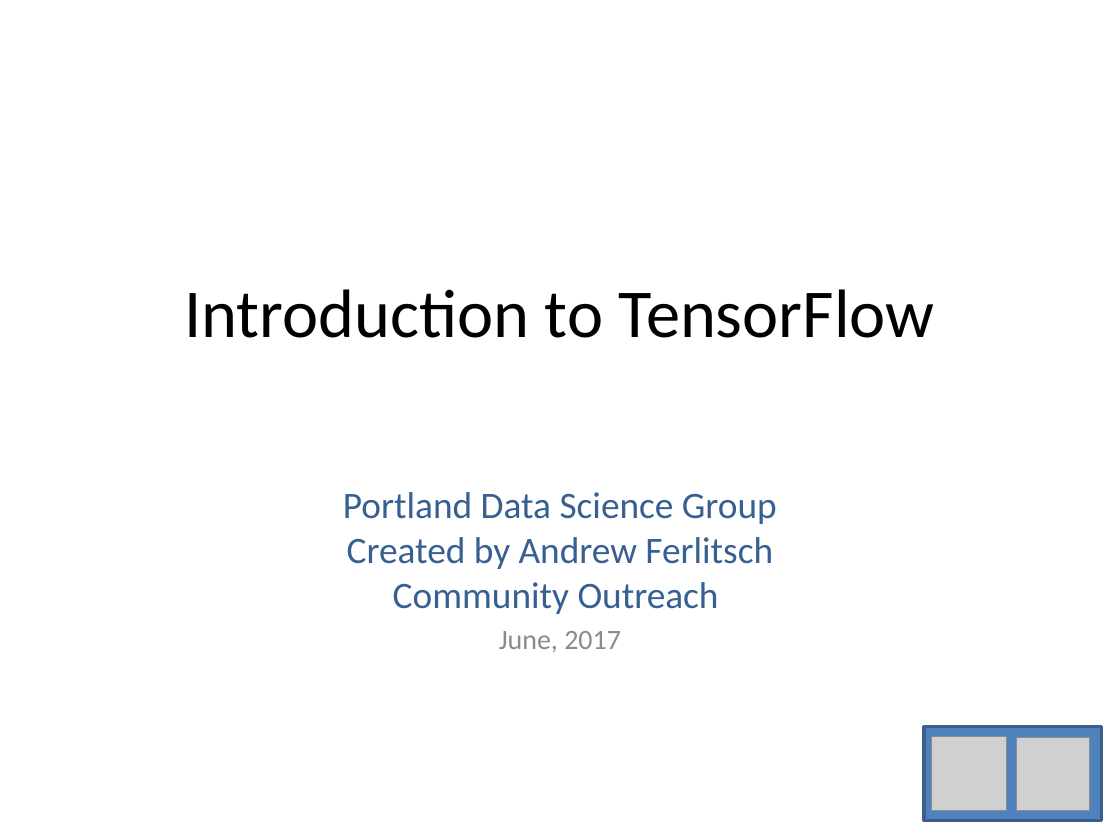
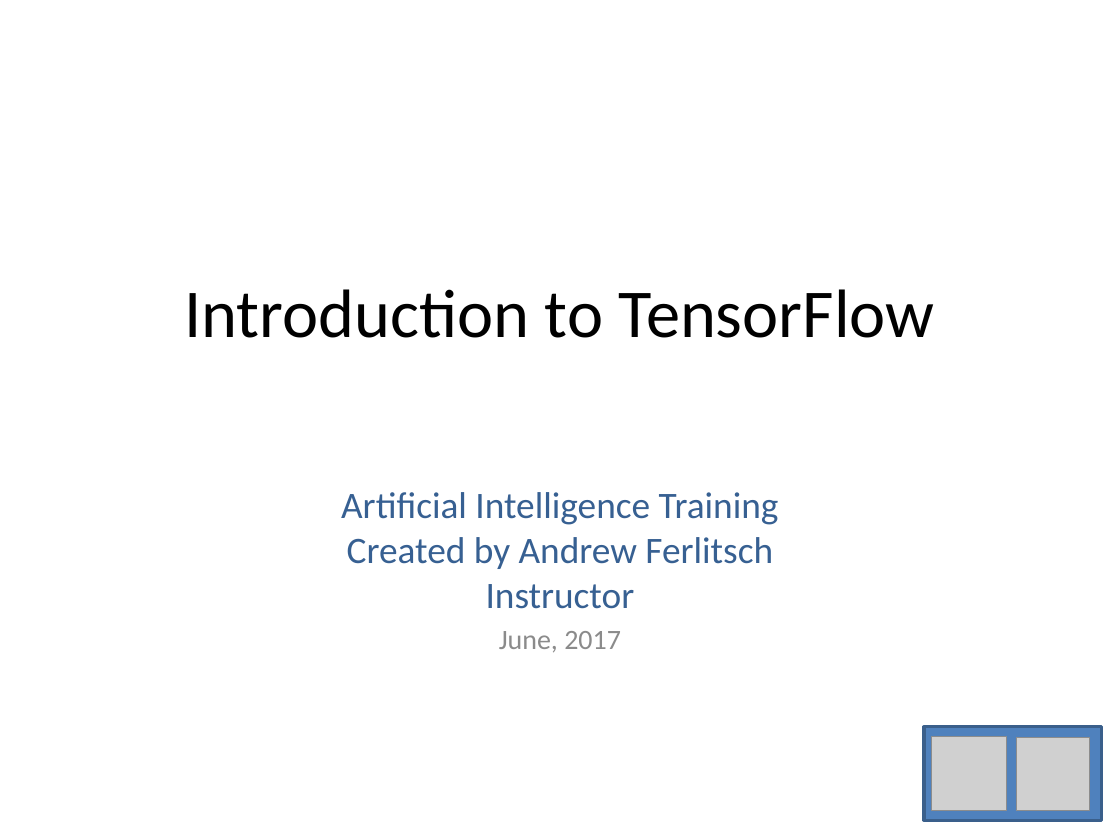
Before and after one commit to andrewferlitsch/Portland-Data-Science-Group, a slide deck: slide 1 of Presentations/ML Tensorflow Intro.pptx. Drawn at 1120x840 pixels with LibreOffice and Linux fonts; fonts in the diff are those of the drawing; grey boxes stand for pictures. Boxes give left, top, right and bottom in pixels: in the first picture for what was removed or moved away, otherwise in the second. Text is boxed around its words. In the diff, an @@ line names an element or a change of style, - is before the commit and + after.

```diff
--- a/Presentations/ML Tensorflow Intro.pptx
+++ b/Presentations/ML Tensorflow Intro.pptx
@@ subtitle at [341,492,779,609]: text changed @@
-Portland Data Science Group
-Created by Andrew Ferlitsch
-Community Outreach
+Artificial Intelligence Training
+Created by Andrew Ferlitsch
+Instructor
```
Also in this commit, not shown: 9 other files.
